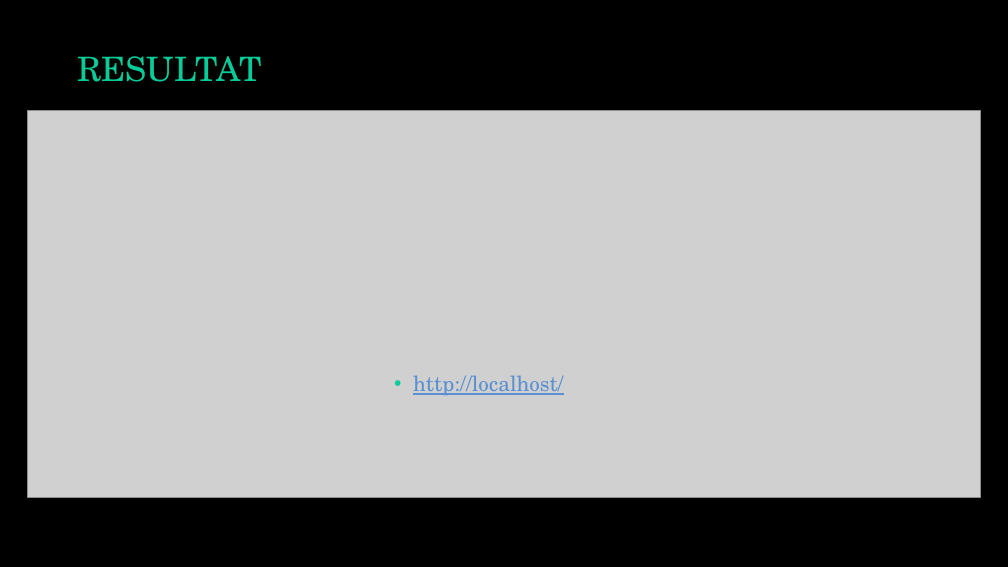
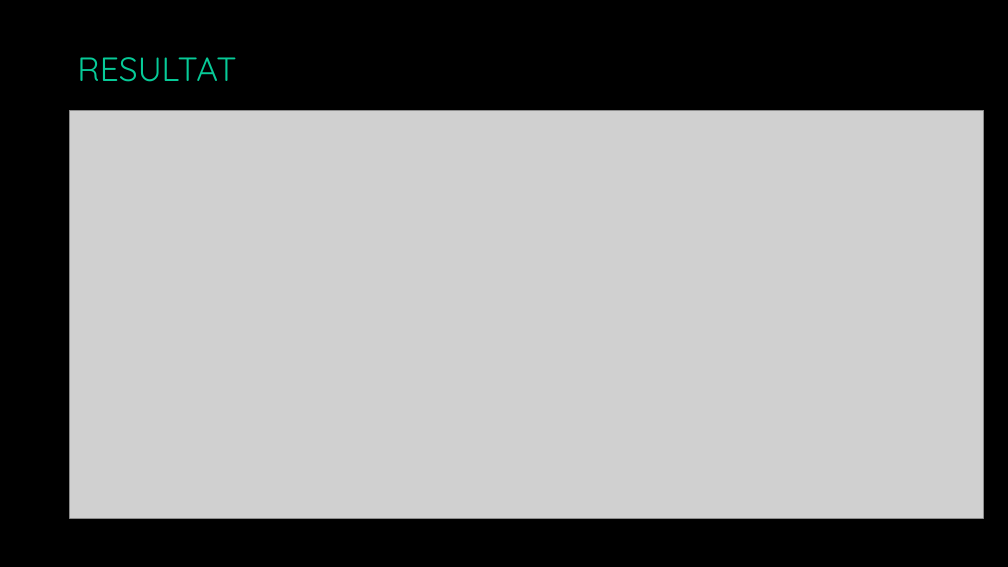
Before and after one commit to Sheronne/Projet-Web, a slide deck: slide 10 of Projet_Website_VueJS.pptx. Drawn at 1008x567 pixels with LibreOffice and Linux fonts; fonts in the diff are those of the drawing; grey boxes stand for pictures; background and template pictures are left out. Boxes give left, top, right and bottom in pixels: in the first picture for what was removed or moved away, otherwise in the second. Text is boxed around its words. In the diff, an @@ line names an element or a change of style, - is before the commit and + after.

```diff
--- a/Projet_Website_VueJS.pptx
+++ b/Projet_Website_VueJS.pptx
@@ text "RESULTAT" at box(77, 57, 236, 82): font TeX Gyre Schola to Quicksand @@
@@ picture: place and size @@
-picture at box(28, 111, 981, 498)
+picture at box(70, 110, 984, 518)
@@ text removed at box(413, 375, 563, 395) @@
-• http://localhost/
```
Also in this commit, not shown: 12 other slides changed.
